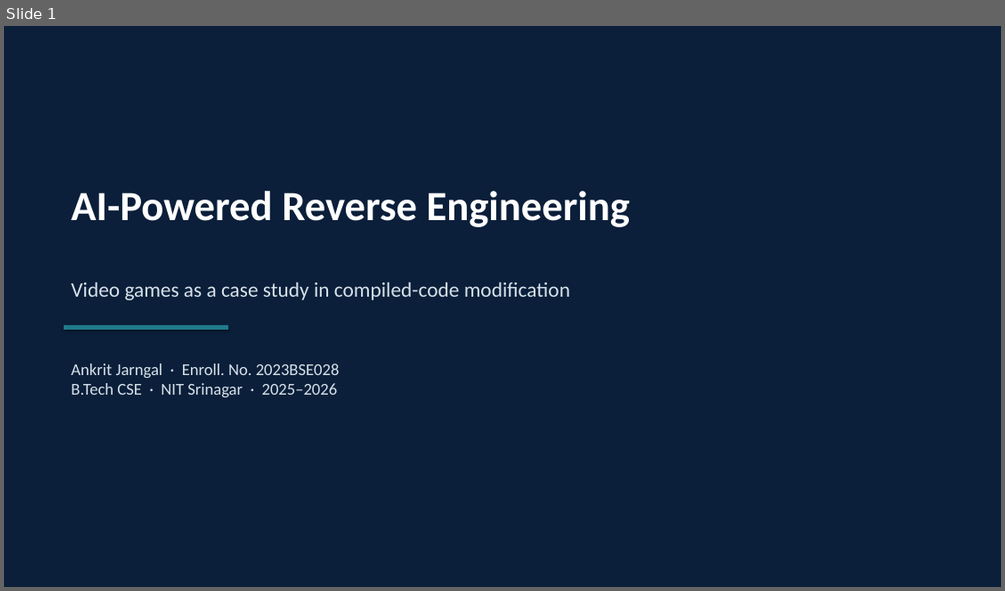
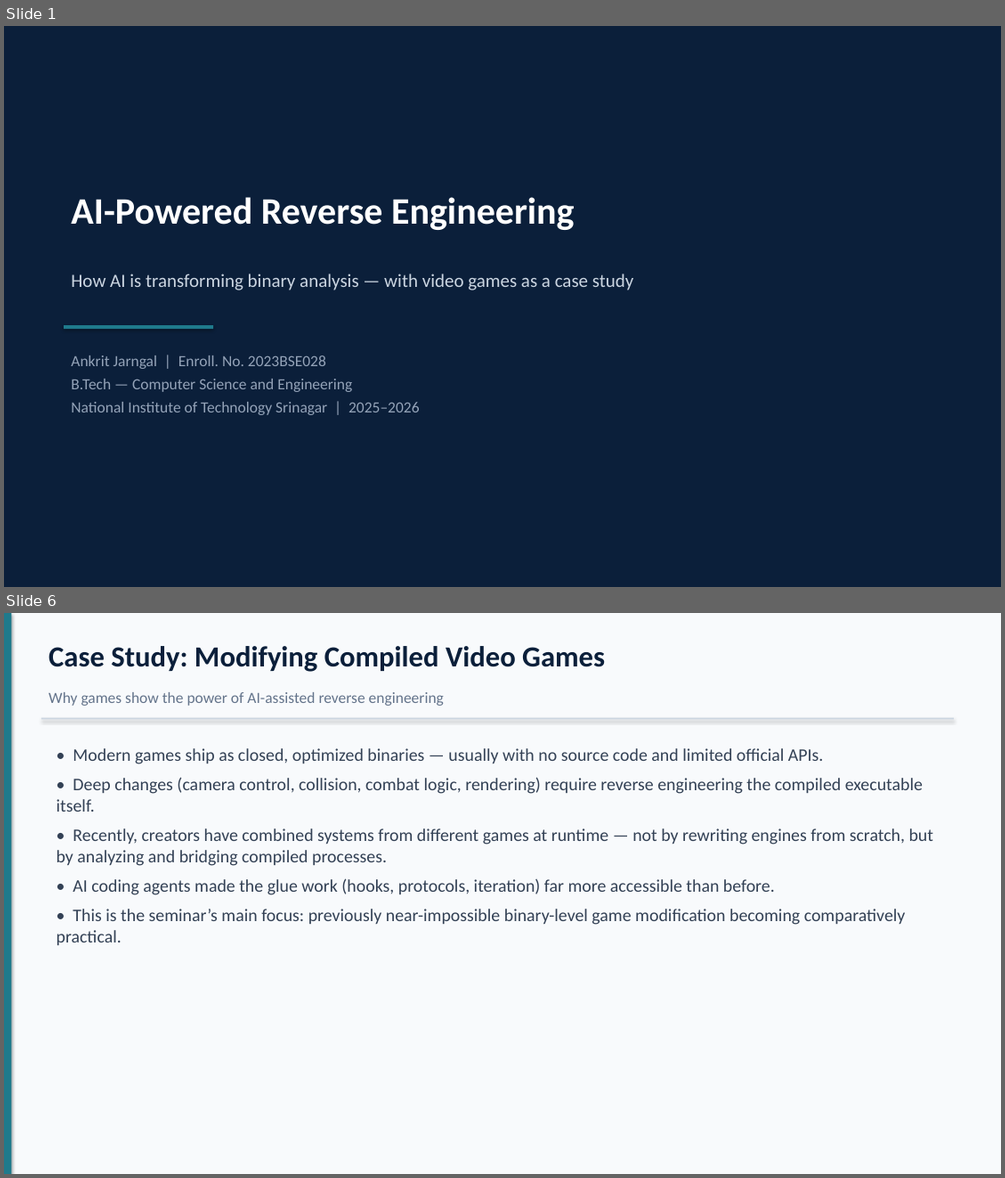
Before and after one commit to Ankritjarngal/coding-platform-assignment, a slide deck: seminar/Ankrit_Jarngal_2023BSE028_Seminar_PPT.pptx. Shown one above the other, each under a label of ours: slide 1 before the commit, slides 1 and 6 after it; the slides between them are not shown. The pictures are 1005x591 and 1005x1178 pixels, drawn with LibreOffice and Linux fonts; fonts in the diff are those of the drawing. Boxes give left, top, right and bottom in pixels: in the first picture for what was removed or moved away, otherwise in the second. Text is boxed around its words. In the diff, an @@ line names an element or a change of style, - is before the commit and + after.

```diff
--- a/seminar/Ankrit_Jarngal_2023BSE028_Seminar_PPT.pptx
+++ b/seminar/Ankrit_Jarngal_2023BSE028_Seminar_PPT.pptx
@@ slide 6 added at (x1=4, y1=613, x2=1001, y2=1174), background #F8FAFC @@
@@ rectangle added at (x1=4, y1=613, x2=11, y2=1174), fill #1F7A8C @@
@@ text added at (x1=48, y1=646, x2=605, y2=672), 28 pt, text #0B1F3A, bold @@
+Case Study: Modifying Compiled Video Games
@@ text added at (x1=48, y1=692, x2=444, y2=706), 15 pt, text #64748B @@
+Why games show the power of AI-assisted reverse engineering
@@ rectangle added at (x1=41, y1=718, x2=954, y2=719), fill #CBD5E1 @@
@@ text added at (x1=57, y1=748, x2=934, y2=945), 17 pt, text #334155 @@
+• Modern games ship as closed, optimized binaries — usually with no source code and limited official APIs.
+• Deep changes (camera control, collision, combat logic, rendering) require reverse engineering the compiled executable itself.
+• Recently, creators have combined systems from different games at runtime — not by rewriting engines from scratch, but by analyzing and bridging compiled processes.
+• AI coding agents made the glue work (hooks, protocols, iteration) far more accessible than before.
+• This is the seminar’s main focus: previously near-impossible binary-level game modification becoming comparatively practical.
@@ slide 1 changed as well @@
@@ text "AI-Powered Reverse Engineering" moved from (x1=71, y1=191, x2=630, y2=227) to (x1=71, y1=197, x2=574, y2=230) @@
@@ text "AI-Powered Reverse Engineering" at (x1=71, y1=197, x2=574, y2=230): size 40 to 36 pt; more space between paragraphs @@
@@ text at (x1=71, y1=273, x2=634, y2=290): text changed; size 20 to 18 pt; text colour #D7E2EA to #CBD5E1 @@
-Video games as a case study in compiled-code modification
+How AI is transforming binary analysis — with video games as a case study
@@ rectangle resized from (x1=64, y1=325, x2=228, y2=329) to (x1=64, y1=325, x2=213, y2=329) @@
@@ text at (x1=71, y1=355, x2=420, y2=415): text changed; size 16 to 15 pt; text colour #D7E2EA to #94A3B8 @@
-Ankrit Jarngal · Enroll. No. 2023BSE028
-B.Tech CSE · NIT Srinagar · 2025–2026
+Ankrit Jarngal | Enroll. No. 2023BSE028
+B.Tech — Computer Science and Engineering
+National Institute of Technology Srinagar | 2025–2026
```
Also in this commit, not shown: 7 other slides added, 13 slides removed, 14 other files.
